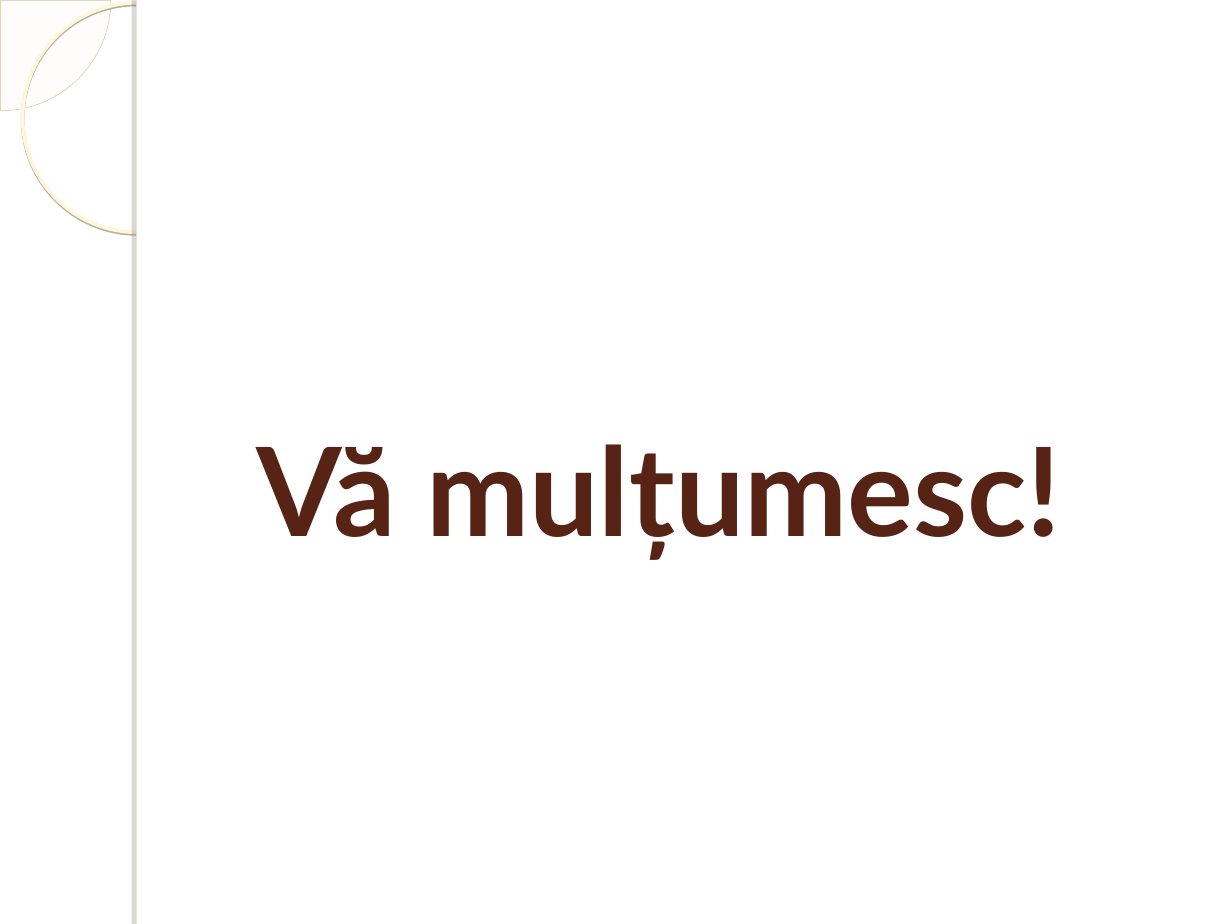
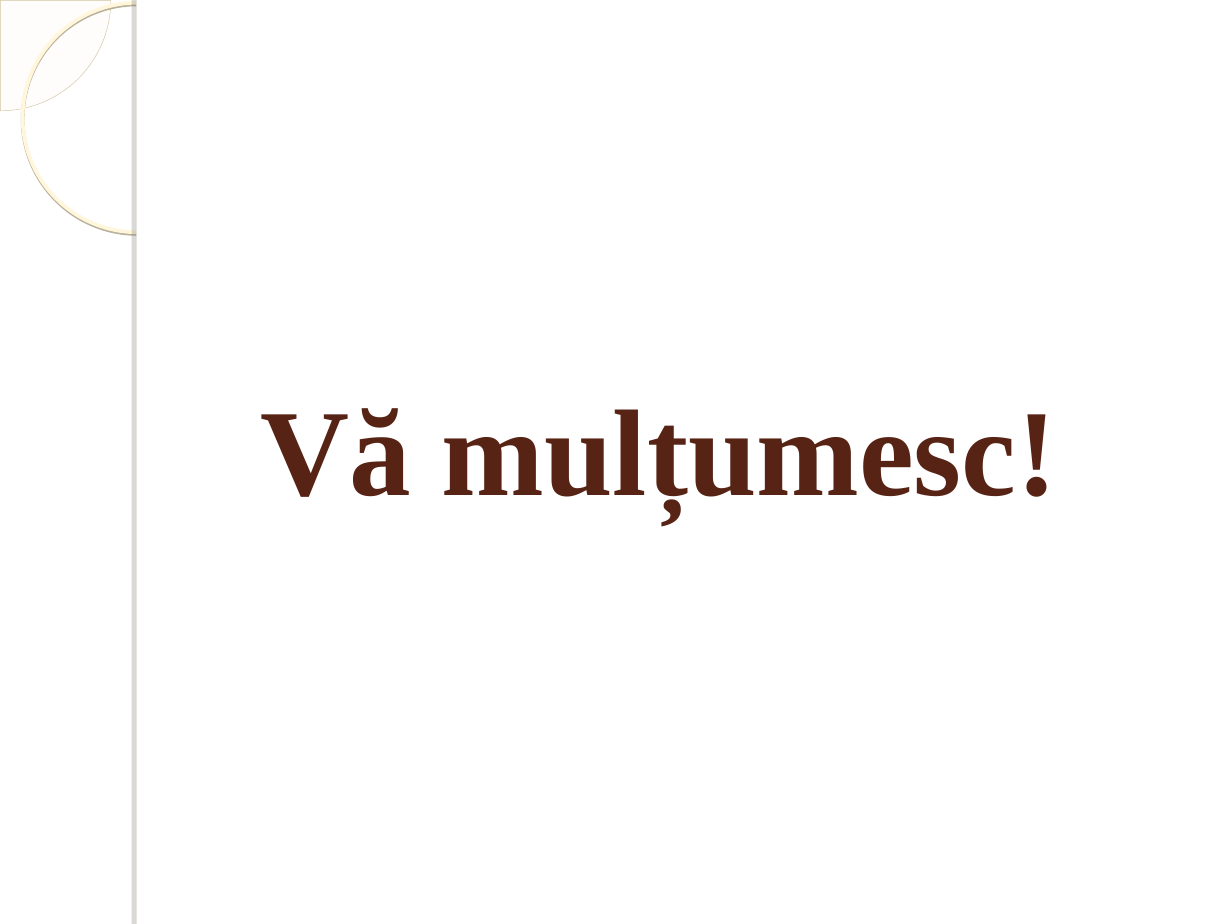
Before and after one commit to IoanaValentina/Licenta2019Musc-IoanaValentina, a slide deck: slide 12 of Line follower.ppt. Drawn at 1232x924 pixels with LibreOffice and Linux fonts; fonts in the diff are those of the drawing; background and template pictures are left out. Boxes give left, top, right and bottom in pixels: in the first picture for what was removed or moved away, otherwise in the second. Text is boxed around its words. In the diff, an @@ line names an element or a change of style, - is before the commit and + after.

```diff
--- a/Line follower.ppt
+++ b/Line follower.ppt
@@ title "Vă mulțumesc!": place and size @@
-title "Vă mulțumesc!" at [256, 444, 1061, 559]
+title "Vă mulțumesc!" at [260, 408, 1058, 518]
@@ title "Vă mulțumesc!" at [260, 408, 1058, 518]: font Lato to Times New Roman @@
```
Also in this commit, not shown: 11 other slides changed.
